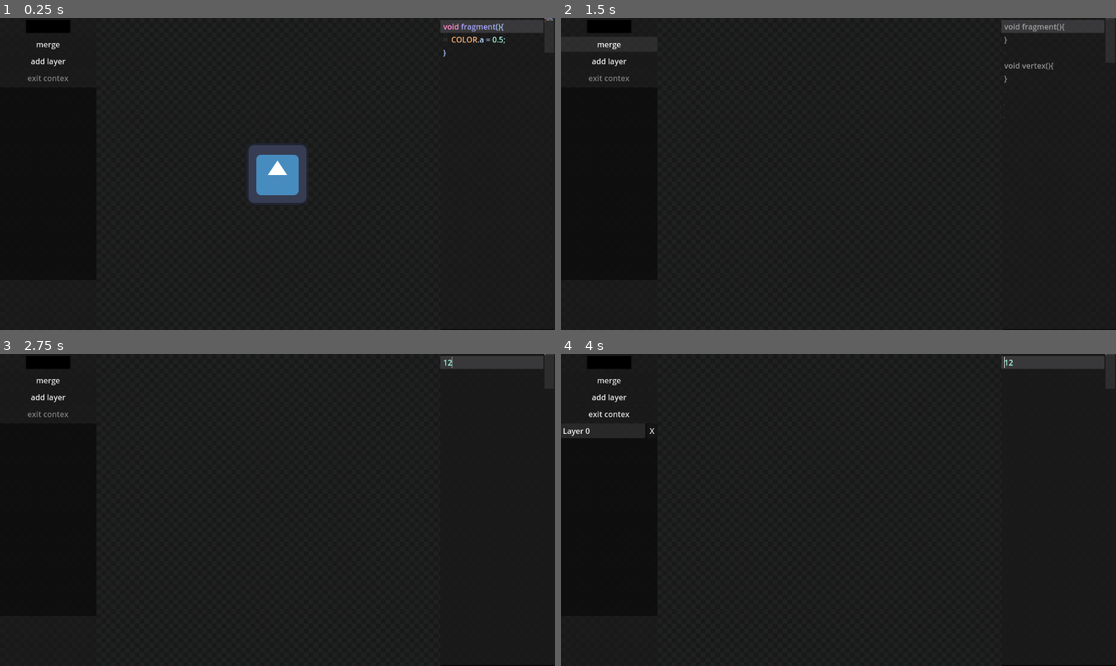
Above: before the commit, frames 1-4 (two rows, left to right).
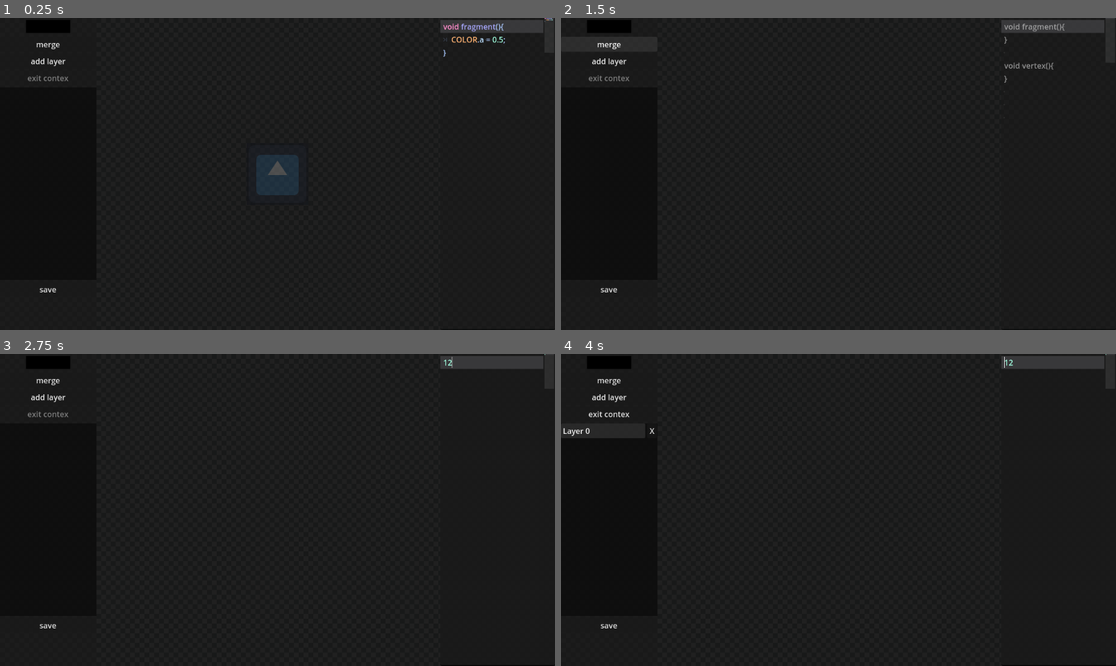
Above: after the commit, the same moments.

Repository: mable-yeah/effectinator
Game: Godot game, scene res://main.tscn
The game is run twice, just before and just after one commit, with the same random seed, the same clock (stepped at 60 frames per second) and the same inputs. The project has no main scene, so this scene is started directly. The engine's default icon, where the game draws it, is replaced by a stand-in: a white triangle on a blue panel in a dark square.
Inputs (mouse positions are in pixels of both pictures, inside the frame that each line leads up to):
- Up to frame 1 (0.25 s): no input
- Up to frame 2 (1.5 s): click (610, 289) at 0.5 s, where only the run after the commit has a clickable "save"; click "merge" at 1.25 s
- Up to frame 3 (2.75 s): click (499, 510) at 2.02 s; type "12" at 2.1 s
- Up to frame 4 (4 s): click "add layer" at 2.75 s; click "Layer 0" at 3.5 s

The runs differ from the first frame. In frame 1, 2.0% of the frame differs, in the area x 7-56%, y 40-88%; in frame 2, less than 0.1%; in frame 3, less than 0.1%; in frame 4, less than 0.1%.
Error in both runs: Cannot call method 'shader_create_from_spirv' on a null value. (res://util/alpha_fix.gd:9)

Commit message:
image saving

Diff:
--- a/main.tscn
+++ b/main.tscn
@@ -22,6 +22,7 @@
 
 
 func _process(_delta: float) -> void:
+	if %sprite.texture == null: return
 	var tex_size = %sprite.texture.get_size()
 	if size != tex_size:
 		size = tex_size
@@ -429,6 +430,13 @@
 layout_mode = 2
 size_flags_horizontal = 6
 
+[node name="save" type="Button" parent="Control/Panel/VBoxContainer"]
+unique_name_in_owner = true
+material = SubResource("ShaderMaterial_0xm2m")
+layout_mode = 2
+focus_mode = 0
+text = "save"
+
 [node name="ColorPicker" type="ColorPicker" parent="."]
 visible = false
 layout_mode = 0
--- a/main_scene.gd
+++ b/main_scene.gd
@@ -19,6 +19,7 @@
 	%merge.pressed.connect(rewrite_pass)
 	%layer.pressed.connect(instance_layer)
 	%reset.pressed.connect(set_context)
+	%save.pressed.connect(save_dialog)
 	%code.text_changed.connect(
 		func():
 			var text = %code.text
@@ -27,8 +28,89 @@
 			apply_shader()
 	)
 
-	#await get_tree().create_timer(0.5).timeout
-	#OS.alert('warning: work in progress, features may not work as intended','haha im an error window :p')
+	get_window().files_dropped.connect(on_file_dropped)
+	apply_shader()
+
+
+
+
+func save_dialog():
+	var dialog = FileDialog.new()
+	dialog.use_native_dialog = true
+	dialog.title = 'pick a location to save the image'
+	dialog.access = FileDialog.ACCESS_FILESYSTEM
+
+	var formats = supported_formats.keys()
+	for i in formats.size():
+		var format = formats[i]
+		format = '*.%s' % format
+		formats[i] = format
+	dialog.set_filters(formats)
+	dialog.popup()
+	dialog.file_selected.connect(
+		func(path):
+			save_image(path)
+	)
+
+
+var supported_formats:Dictionary[String,format_container] = {
+	'png':format_container.new('load_png_from_buffer','save_png'),
+	'jpg':format_container.new('load_jpg_from_buffer','save_jpg')
+}
+
+
+class format_container:
+	#both of these method strings should exist in Image
+	var read:String
+	var write:String
+
+	func _init(p_read:String,p_write:String) -> void:
+		read = p_read
+		write = p_write
+
+
+func on_file_dropped(files:PackedStringArray):
+	var extensions = supported_formats.keys()
+	if files.size() == 0: return
+	for file in files: #if a whole bunch are dropped in, just get the first valid one
+		if !extensions.has(file.get_extension()): continue
+		load_image(file)
+		return
+	printerr('no dropped file had any supported format')
+
+func load_image(path:String):
+	if !FileAccess.file_exists(path): printerr("file doesn't exist %s" % path.get_basename()) ; return
+	var Read = FileAccess.open(path,FileAccess.READ)
+	if Read == null: printerr(error_string(FileAccess.get_open_error())) ; return
+
+	var Data = Read.get_buffer(Read.get_length())
+	var image = Image.new()
+
+	var function = supported_formats.get(path.get_extension(),null)
+	if function == null:
+		printerr('could not find a valid read function for "%s"' % path.get_extension())
+		return
+	image.call(function.read,Data)
+	Read.close()
+
+	var texture = ImageTexture.create_from_image(image)
+	%sprite.texture = texture
+
+func save_image(path):
+	if FileAccess.file_exists(path):
+		OS.alert('warning, file already exists and it will be overwritten','warning')
+
+	var image:Image = %sprite.texture.get_image()
+	image.convert(Image.FORMAT_RGBA8)
+	image.premultiply_alpha()
+
+	var function = supported_formats.get(path.get_extension(),null)
+	if function == null:
+		printerr('could not find a valid write function for "%s"' % path.get_extension())
+		return
+	var save_call = image.call(function.write,path)
+
+	if save_call != Error.OK: print(error_string(save_call))
 
 
 func _process(_delta: float) -> void:
Not shown, changed: .gitignore
